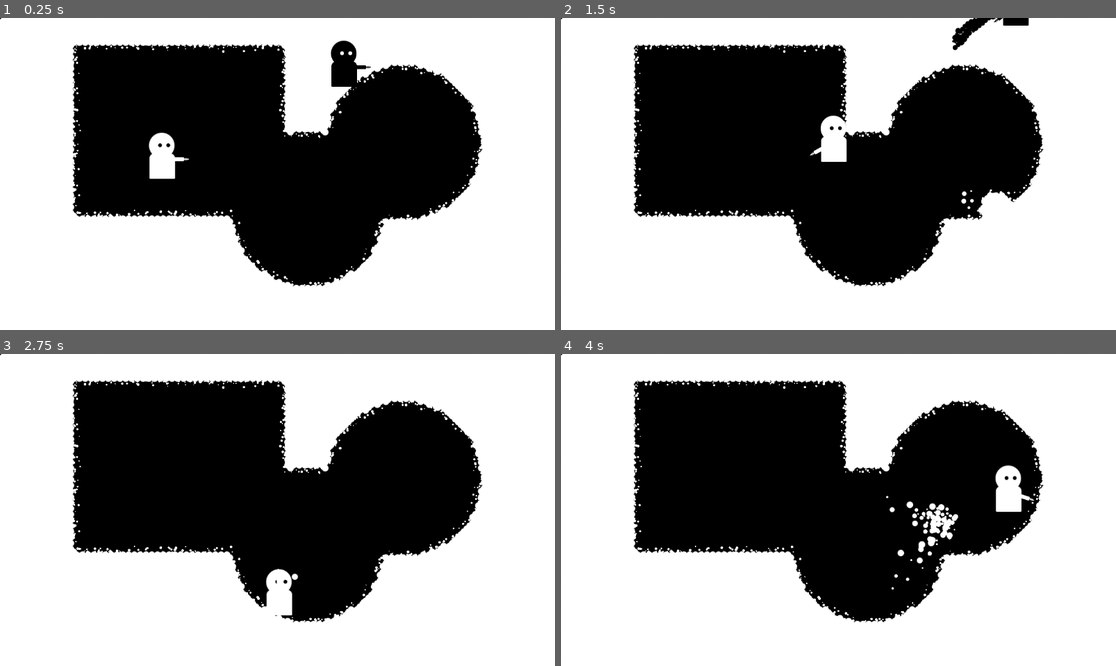
Above: before the commit, frames 1-4 (two rows, left to right).
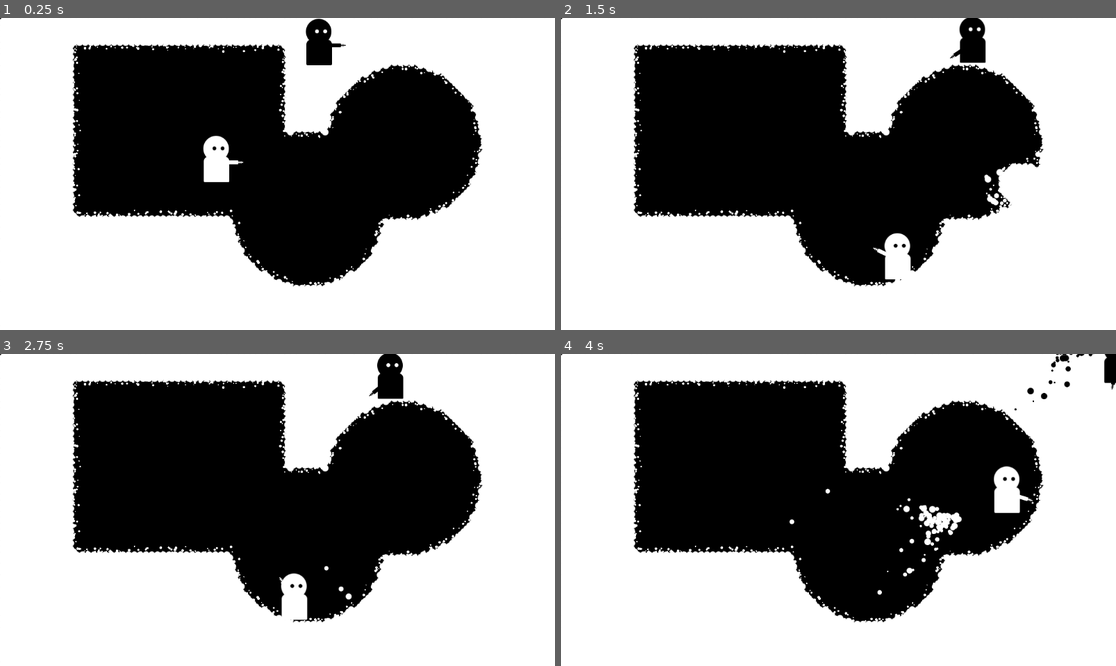
Above: after the commit, the same moments.

Repository: RobotRamen/margin
Game: Godot game, scene res://level_0.tscn
The game is run twice, just before and just after one commit, with the same random seed, the same clock (stepped at 60 frames per second) and the same inputs.
Inputs (mouse positions are in pixels of both pictures, inside the frame that each line leads up to):
- Up to frame 1 (0.25 s): no input
- Up to frame 2 (1.5 s): move the mouse to (960, 158) at 0.52 s; hold D (right_1) from 0.53 s (still down); tap Ctrl (restore_1) at 0.6, 1.35 s; click (960, 158) at 0.67 s; tap Space (jump_1) at 0.77 s; move the mouse to (727, 189) at 1.27 s
- Up to frame 3 (2.75 s): tap Space (jump_1) at 1.52 s; move the mouse to (333, 441) at 2.02 s; release D (right_1) at 2.03 s; hold A (left_1) from 2.03 s (still down); tap Ctrl (restore_1) at 2.1 s
- Up to frame 4 (4 s): move the mouse to (810, 572) at 2.77 s; release A (left_1) at 2.78 s; hold D (right_1) from 2.78 s (still down); tap Ctrl (restore_1) at 2.85, 3.6 s; click (810, 572) at 2.92 s; tap Space (jump_1) at 3.02, 3.77 s; move the mouse to (1005, 556) at 3.52 s

The runs differ from the first frame. In frame 1, 2.6% of the frame differs, in the area x 26-67%, y 0-53%; in frame 2, 3.0%, in the area x 44-87%, y 0-84%; in frame 3, 1.5%; in frame 4, 1.4%.

Commit message:
fixed an issue causing the white character to not spawn correctly. Added character spawners instead of directly using characters

Diff:
--- a/black_character.tscn
+++ b/black_character.tscn
@@ -9,7 +9,6 @@
 height = 96.0
 
 [node name="blackCharacter" type="CharacterBody2D"]
-process_mode = 4
 collision_layer = 16
 collision_mask = 2
 script = ExtResource("1_frj16")
--- a/black_restore.gd
+++ b/black_restore.gd
@@ -1,12 +1,19 @@
 extends Area2D
 
 @onready var black_character = $"../blackCharacter"
-const speed = 1500
+const final_speed = 1000
+var speed = 1
+var direction
+func _ready():
+	var initial_direction = Vector2(randf_range(-1,1), randf_range(-1,1)).normalized()
+	direction = initial_direction
 
 func _physics_process(delta):
 	var direction_to_character : Vector2 = (black_character.position + Vector2(0,-50)) - position
 	direction_to_character = direction_to_character.normalized()
-	position += direction_to_character * delta * speed
+	direction = ((direction_to_character + direction*3)/4).normalized()
+	speed = (speed*4 + final_speed)/5
+	position += direction * delta * speed
 
 	if get_overlapping_bodies():
 		black_character.on_restore_pickup()
--- a/black_start.gd
+++ b/black_start.gd
@@ -1,5 +1,6 @@
 extends Area2D
 
+signal cleared
 
 # Called when the node enters the scene tree for the first time.
 func _process(_delta):
@@ -10,4 +11,5 @@
 		pix.set_collision_layer_value(2, true)
 		pix.set_meta("colour", 2)
 	if(!overlapping_pix.is_empty()):
+		cleared.emit()
 		queue_free()
--- a/level_0.tscn
+++ b/level_0.tscn
@@ -1,9 +1,10 @@
-[gd_scene load_steps=7 format=3 uid="uid://cjcttugw0uh2p"]
+[gd_scene load_steps=8 format=3 uid="uid://cjcttugw0uh2p"]
 
 [ext_resource type="PackedScene" uid="uid://da21g7ufq2k1n" path="res://pixeller.tscn" id="1_gfatq"]
 [ext_resource type="PackedScene" uid="uid://igk0gdcmonds" path="res://white_character.tscn" id="1_khf3c"]
 [ext_resource type="PackedScene" uid="uid://bxvj02pacs423" path="res://black_start.tscn" id="2_dxi7f"]
 [ext_resource type="PackedScene" uid="uid://ifcwoqitdrfq" path="res://black_character.tscn" id="2_ulvfy"]
+[ext_resource type="PackedScene" uid="uid://u3n1wf876647" path="res://spawner.tscn" id="2_y3qo1"]
 
 [sub_resource type="CircleShape2D" id="CircleShape2D_umgoa"]
 radius = 156.0
@@ -15,11 +16,13 @@
 
 [node name="pixeller" parent="." instance=ExtResource("1_gfatq")]
 
-[node name="whiteCharacter" parent="." instance=ExtResource("1_khf3c")]
-position = Vector2(391, 228)
+[node name="whiteSpawner" parent="." instance=ExtResource("2_y3qo1")]
+position = Vector2(449, 316)
+scene = ExtResource("1_khf3c")
 
-[node name="blackCharacter" parent="." instance=ExtResource("2_ulvfy")]
-position = Vector2(714, 113)
+[node name="blackSpawner" parent="." instance=ExtResource("2_y3qo1")]
+position = Vector2(662, 73)
+scene = ExtResource("2_ulvfy")
 
 [node name="Camera2D" type="Camera2D" parent="."]
 anchor_mode = 0
--- a/pixeller.gd
+++ b/pixeller.gd
@@ -19,5 +19,3 @@
 						side_sprite.scale *= randf_range(0.4, 1.3)
 				new_pixel.rotate(deg_to_rad(randf_range(0., 360.)))
 				new_pixel.set_meta("colour", 1)
-	white_character.process_mode = Node.PROCESS_MODE_INHERIT
-	black_character.process_mode = Node.PROCESS_MODE_INHERIT
--- /dev/null
+++ b/spawner.gd
@@ -0,0 +1,14 @@
+extends Marker2D
+
+@export var scene : PackedScene = null
+var clear
+
+func _ready():
+	clear = get_node("../black_start")
+	clear.cleared.connect(spawn)
+
+func spawn():
+	var instant = scene.instantiate()
+	add_sibling(instant)
+	instant.position = position
+	queue_free()
--- /dev/null
+++ b/spawner.tscn
@@ -0,0 +1,6 @@
+[gd_scene load_steps=2 format=3 uid="uid://u3n1wf876647"]
+
+[ext_resource type="Script" path="res://spawner.gd" id="1_l3kq2"]
+
+[node name="spawner" type="Marker2D"]
+script = ExtResource("1_l3kq2")
--- a/white_character.tscn
+++ b/white_character.tscn
@@ -9,7 +9,6 @@
 height = 96.0
 
 [node name="whiteCharacter" type="CharacterBody2D"]
-process_mode = 4
 collision_layer = 8
 script = ExtResource("1_1vbqw")
 
